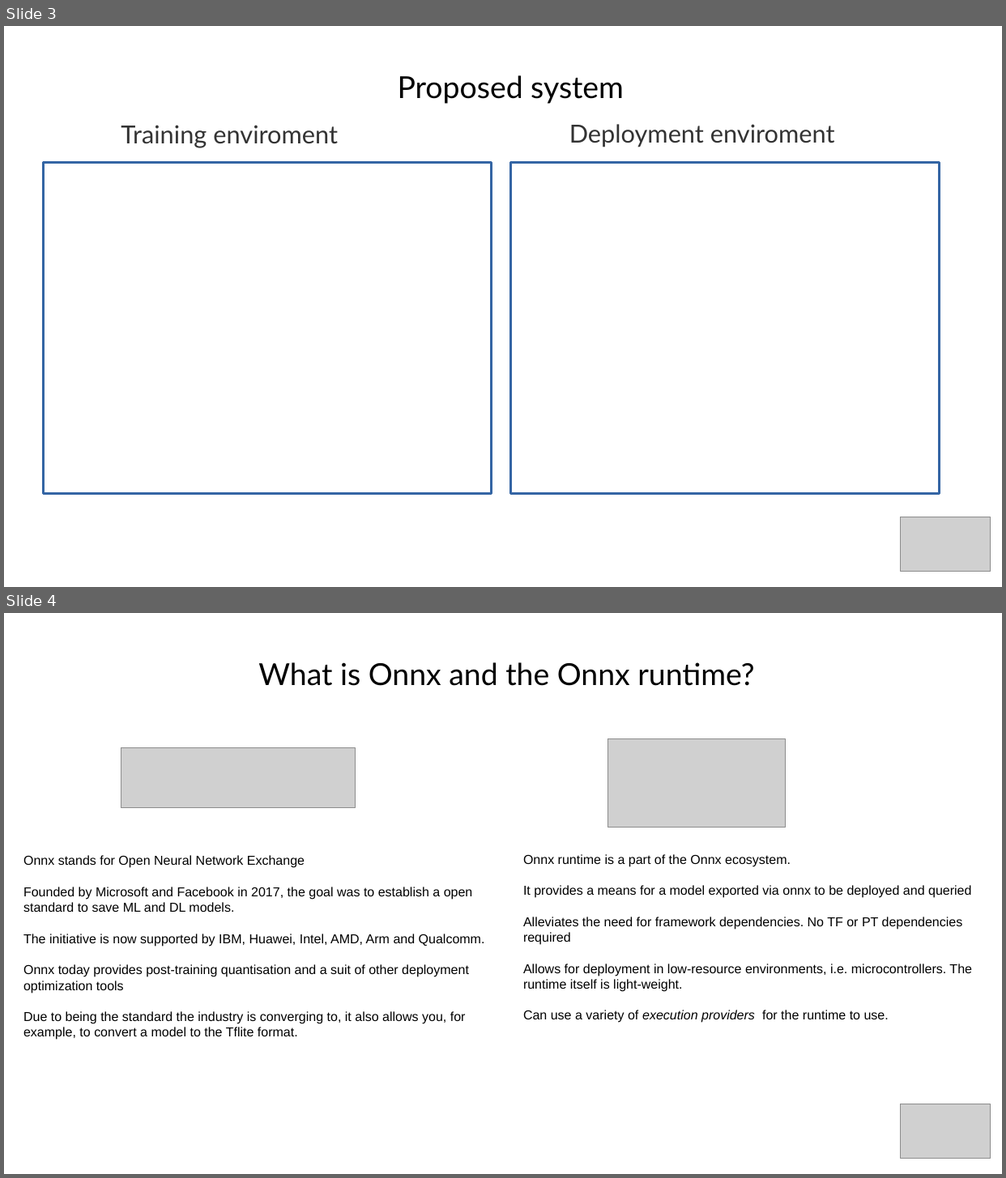
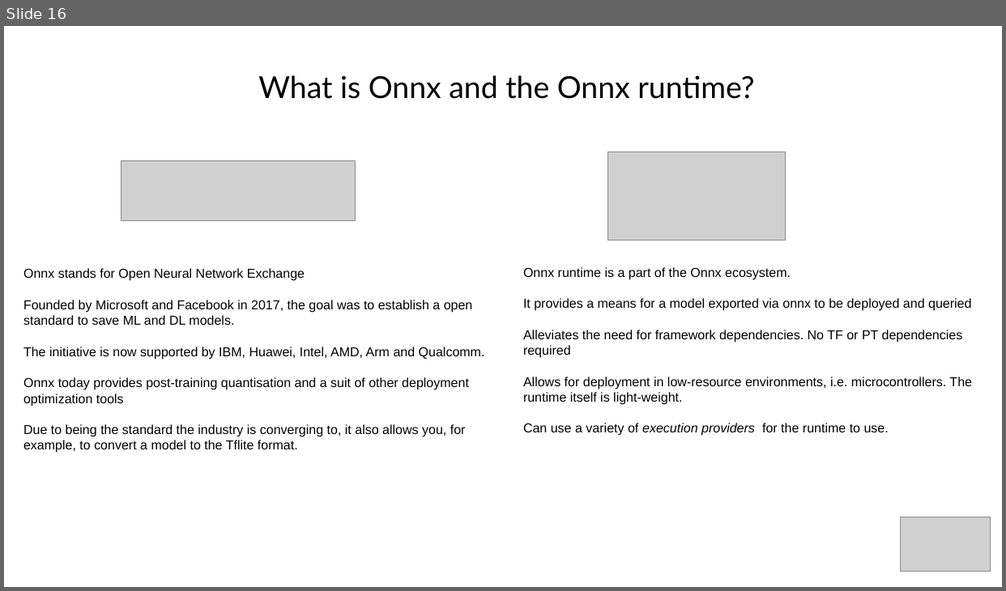
Before and after one commit to akinwilson/heed, a slide deck: reducing-inference-time.odp. Shown one above the other, each under a label of ours: slides 3 and 4 before the commit, slide 16 after it. The pictures are 1006x1178 and 1006x591 pixels, drawn with LibreOffice and Linux fonts; fonts in the diff are those of the drawing; grey boxes stand for pictures. Boxes give left, top, right and bottom in pixels: in the first picture for what was removed or moved away, otherwise in the second. Text is boxed around its words. In the diff, an @@ line names an element or a change of style, - is before the commit and + after.

```diff
--- a/reducing-inference-time.odp
+++ b/reducing-inference-time.odp
@@ slide 3 removed at bbox=[4, 26, 1002, 587], background #FFFFFF @@
@@ title removed at bbox=[398, 75, 624, 104] @@
-Proposed system
@@ title removed at bbox=[121, 125, 338, 148] @@
-Training enviroment
@@ title removed at bbox=[569, 124, 835, 148] @@
-Deployment enviroment
@@ rectangle removed at bbox=[43, 162, 492, 494] @@
@@ rectangle removed at bbox=[511, 162, 940, 494] @@
@@ picture removed at bbox=[901, 517, 991, 572] @@
@@ what was slide 4 is now slide 16 @@
```
Also in this commit, not shown: 9 slides changed, 13 slides added.
